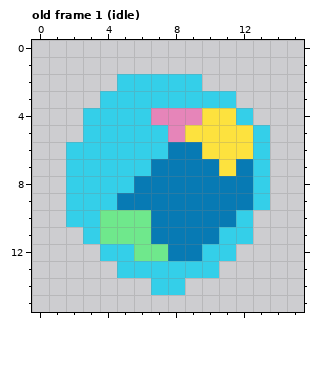
Two states of a pixel-art file, aseprite/waterdrop.aseprite. The picture above is the old version.
16x16 pixels, 4 frames. Shown: old frame 1 (idle). The commit also changed other frames, which this record leaves out.
The result:
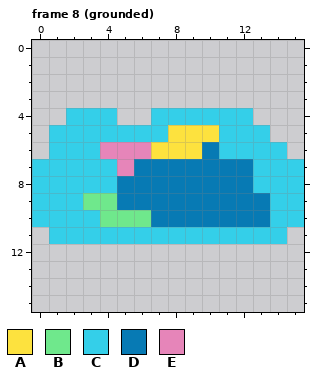
Palette (. is transparent): A #fde23e  B #6fe88c  C #34cfe9  D #077ab4  E #e685b9
A new or re-ordered frame is compared with the old frame closest to it.
Diff:
frames 4 -> 8
Changed rows in their new state; - is an unchanged pixel.
Frame 8 (grounded) is new; against old frame 1 (idle):
first column x 0:
 2 -----.....------
 3 ----........----
 4 --C--..CCCCC----
 5 -CC-----A--CC---
 6 -C--EEEAAADCC-C-
 7 CC---ED----D--CC
 8 CC---D--------CC
 9 CC-BB--------DCC
10 CC----------DDCC
11 -CC-CCCCCCC--CC-
12 ----........----
13 -----......-----
14 -------..-------
